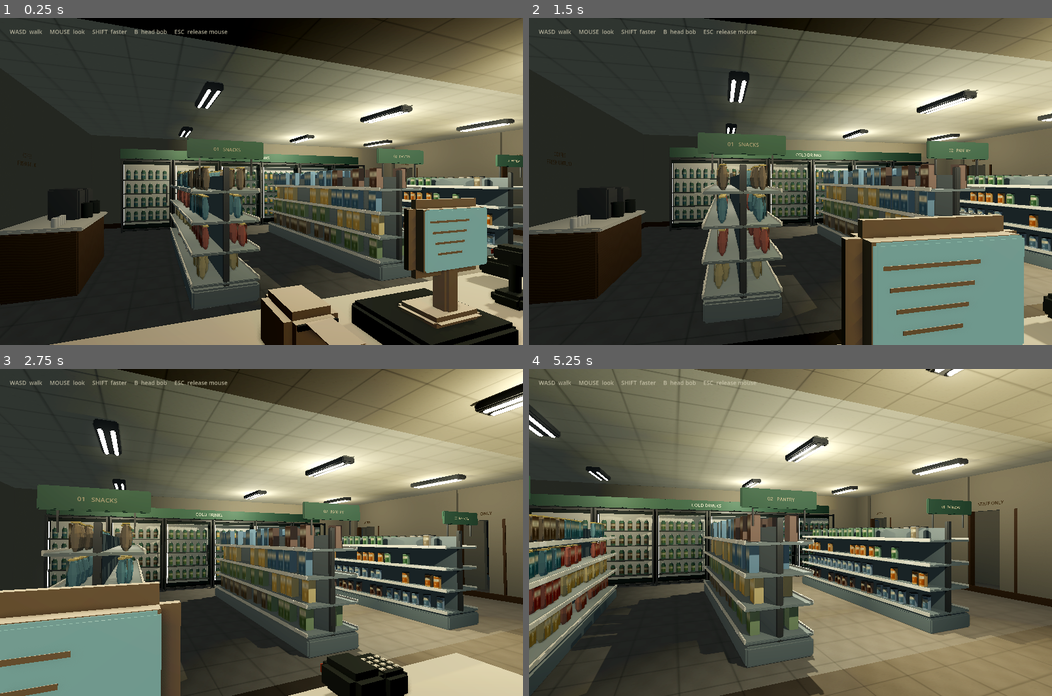
Above: before the commit, frames 1-4 (two rows, left to right).
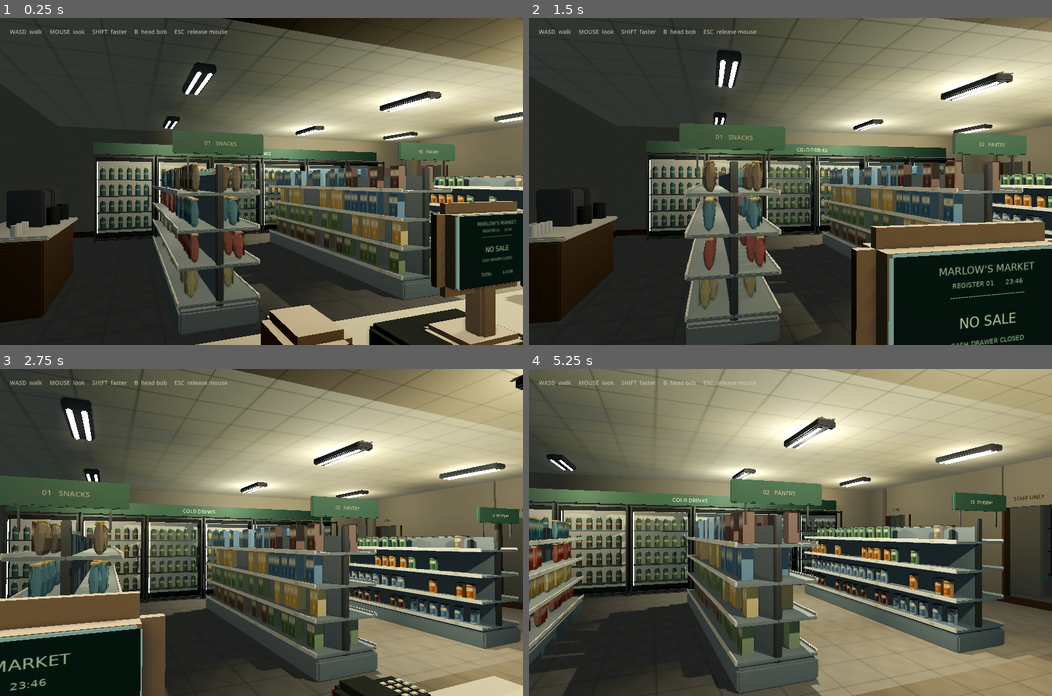
Above: after the commit, the same moments.

Repository: 0xQuerencia/closing-time
Game: Godot game, scene res://scenes/world/market_root.tscn
Two runs of this game, one before a commit and one after it. Both use one fixed random seed, a clock stepped at 60 frames per second and the inputs below.
Inputs (mouse positions are in pixels of both pictures, inside the frame that each line leads up to):
- Up to frame 1 (0.25 s): no input
- Up to frame 2 (1.5 s): tap Enter at 0.5 s; move the mouse to (816, 181) at 0.52 s; hold W from 0.53 s (still down); tap B at 0.6 s; move the mouse to (764, 181) at 1.27 s; tap Shift at 1.35 s
- Up to frame 3 (2.75 s): keep holding W; move the mouse to (271, 525) at 2.02 s; tap B at 2.1 s
- Up to frame 4 (5.25 s): keep holding W; move the mouse to (785, 539) at 2.77 s; tap Shift at 2.85, 4.35 s; move the mouse to (827, 535) at 3.52 s; tap B at 3.6, 5.1 s; move the mouse to (748, 529) at 4.27 s; move the mouse to (795, 532) at 5.02 s

The runs differ from the first frame. In frame 1, 45% of the frame differs, in the area x 0-100%, y 0-100%; in frame 2, 44%; in frame 3, 53%; in frame 4, 47%.

Commit message:
finish store inspection details

Diff:
--- a/assets/models/collisions.json
+++ b/assets/models/collisions.json
@@ -160,12 +160,12 @@
     "p": [
       3.5,
       1.6,
-      3.1
+      3.3
     ],
     "s": [
       0.13,
       3.2,
-      5.8
+      5.4
     ]
   },
   {
@@ -598,6 +598,41 @@
     ]
   },
   {
+    "name": "Curb ramp",
+    "points": [
+      [
+        0.9,
+        -0.12,
+        7.9
+      ],
+      [
+        2.5,
+        -0.12,
+        7.9
+      ],
+      [
+        2.5,
+        -0.12,
+        9.15
+      ],
+      [
+        0.9,
+        -0.12,
+        9.15
+      ],
+      [
+        0.9,
+        0,
+        7.9
+      ],
+      [
+        2.5,
+        0,
+        7.9
+      ]
+    ]
+  },
+  {
     "name": "Side pavement",
     "p": [
       10.1,
--- a/project.godot
+++ b/project.godot
@@ -14,5 +14,7 @@
 renderer/rendering_method.mobile="forward_plus"
 textures/default_filters/use_nearest_mipmap_filter=false
 anti_aliasing/quality/msaa_3d=2
+lights_and_shadows/positional_shadow/atlas_size=4096
+lights_and_shadows/positional_shadow/soft_shadow_filter_quality=2
 [debug]
 settings/stdout/verbose_stdout=true
--- a/scenes/world/inspection_player.gd
+++ b/scenes/world/inspection_player.gd
@@ -2,6 +2,7 @@
 ## Temporary M1 inspection controller; gameplay team replaces this actor.
 var camera: Camera3D
 var enabled := true
+var require_mouse_capture := true
 var head_bob := false
 var elapsed := 0.0
 
@@ -17,7 +18,8 @@
 	camera = Camera3D.new()
 	camera.name = "Eyes"
 	camera.position.y = 1.62
-	camera.fov = 59.5 # 75 degree horizontal FOV at 16:10.
+	camera.keep_aspect = Camera3D.KEEP_WIDTH
+	camera.fov = 75.0 # Fixed horizontal field of view.
 	camera.near = 0.055
 	add_child(camera)
 	camera.current = true
@@ -31,7 +33,7 @@
 			head_bob = not head_bob
 	if event is InputEventMouseButton and event.pressed:
 		Input.mouse_mode = Input.MOUSE_MODE_CAPTURED
-	if enabled and event is InputEventMouseMotion and Input.mouse_mode == Input.MOUSE_MODE_CAPTURED:
+	if enabled and event is InputEventMouseMotion and (Input.mouse_mode == Input.MOUSE_MODE_CAPTURED or not require_mouse_capture):
 		rotate_y(-event.relative.x * 0.002)
 		camera.rotation.x = clampf(camera.rotation.x - event.relative.y * 0.002, -1.35, 1.35)
 
@@ -39,7 +41,7 @@
 	if not enabled:
 		return
 	var move := Vector2.ZERO
-	if Input.mouse_mode == Input.MOUSE_MODE_CAPTURED:
+	if (Input.mouse_mode == Input.MOUSE_MODE_CAPTURED or not require_mouse_capture):
 		move = Vector2(float(Input.is_physical_key_pressed(KEY_D)) - float(Input.is_physical_key_pressed(KEY_A)), float(Input.is_physical_key_pressed(KEY_S)) - float(Input.is_physical_key_pressed(KEY_W)))
 	var direction := global_basis * Vector3(move.x, 0, move.y).normalized()
 	var speed := 2.8 if Input.is_physical_key_pressed(KEY_SHIFT) else 1.9
--- a/scenes/world/market.gd
+++ b/scenes/world/market.gd
@@ -16,6 +16,7 @@
 	build_lighting()
 	build_signage()
 	build_markers()
+	build_room_tone()
 	player = CharacterBody3D.new()
 	player.set_script(Player)
 	add_child(player)
@@ -28,6 +29,10 @@
 	elif "--test-world" in OS.get_cmdline_user_args():
 		player.enabled = false
 		run_world_tests()
+	elif "--benchmark" in OS.get_cmdline_user_args():
+		player.enabled = false
+		Input.mouse_mode = Input.MOUSE_MODE_VISIBLE
+		benchmark_views()
 	else:
 		build_hint()
 
@@ -36,11 +41,19 @@
 	for entry in entries:
 		var body := StaticBody3D.new()
 		body.name = entry.name
-		body.position = Vector3(entry.p[0], entry.p[1], entry.p[2])
+		body.position = Vector3(entry.p[0], entry.p[1], entry.p[2]) if entry.has("p") else Vector3.ZERO
 		var collision := CollisionShape3D.new()
-		var shape := BoxShape3D.new()
-		shape.size = Vector3(entry.s[0], entry.s[1], entry.s[2])
-		collision.shape = shape
+		if entry.has("points"):
+			var shape := ConvexPolygonShape3D.new()
+			var points := PackedVector3Array()
+			for p in entry.points:
+				points.append(Vector3(p[0],p[1],p[2]))
+			shape.points = points
+			collision.shape = shape
+		else:
+			var shape := BoxShape3D.new()
+			shape.size = Vector3(entry.s[0], entry.s[1], entry.s[2])
+			collision.shape = shape
 		body.add_child(collision)
 		add_child(body)
 
@@ -113,6 +126,20 @@
 			lamp(Vector3(x,2.85,z),Color(1,.95,.83),0.85,5.3,x == -2.0)
 	for z in [-4,1.5]:
 		lamp(Vector3(6.9,2.84,z),Color(1,.91,.77),0.72,4.0,true)
+	var utility_fixture := MeshInstance3D.new()
+	var diffuser := CylinderMesh.new()
+	diffuser.top_radius = .14
+	diffuser.bottom_radius = .14
+	diffuser.height = .045
+	utility_fixture.mesh = diffuser
+	utility_fixture.position = Vector3(4.25,3.12,-2.7)
+	var finish := StandardMaterial3D.new()
+	finish.albedo_color = Color(.76,.74,.64)
+	finish.emission_enabled = true
+	finish.emission = Color(.4,.36,.26)
+	utility_fixture.material_override = finish
+	add_child(utility_fixture)
+	lamp(Vector3(4.25,2.95,-2.7),Color(1,.9,.74),.55,4.2,true)
 	lamp(Vector3(4.2,2.6,3.3),Color(.68,.76,.69),.45,3.6)
 	for x in [-6,-2,1.4]:
 		lamp(Vector3(x,2.65,7.0),Color(1,.87,.68),1.3,5.4,true)
@@ -157,7 +184,6 @@
 	text_label("KEEP REAR DOOR CLOSED",Vector3(4.25,1.72,-5.951),23,.003,Color(.8,.78,.64))
 	text_label("SHIFT NOTES\n\nCOUNT MILK BEFORE CLOSE\n\nREAR LATCH STICKS\n\n– D.",Vector3(8.835,1.7,-3.9),22,.0007,Color(.22,.19,.14),-PI/2)
 	text_label("$1.99",Vector3(-6,.87,3.757),28,.002,Color(.22,.17,.11),PI)
-	text_label("COFFEE\nFRESH UNTIL 10",Vector3(-8.86,1.98,-.6),32,.003,Color(.25,.2,.13),PI/2)
 
 func build_markers() -> void:
 	var markers := Node3D.new()
@@ -187,16 +213,19 @@
 func capture_views() -> void:
 	var viewport := SubViewport.new()
 	viewport.size = Vector2i(1600,900)
+	viewport.positional_shadow_atlas_size = 4096
+	viewport.positional_shadow_atlas_16_bits = false
 	viewport.world_3d = get_viewport().world_3d
 	viewport.render_target_update_mode = SubViewport.UPDATE_ALWAYS
 	add_child(viewport)
 	var shot_camera := Camera3D.new()
-	shot_camera.fov = 59.5
+	shot_camera.keep_aspect = Camera3D.KEEP_WIDTH
+	shot_camera.fov = 75.0
 	shot_camera.near = 0.055
 	viewport.add_child(shot_camera)
 	shot_camera.current = true
 	var views := [
-		["01_outside_to_store",Vector3(-3.4,1.62,16.4),Vector3(-1,1.7,5.8)],
+		["01_outside_to_store",Vector3(-3.4,1.62,19.5),Vector3(-1,1.7,5.8)],
 		["02_checkout_to_aisles",Vector3(-7.2,1.62,5.2),Vector3(-2.4,1.3,-2.2)],
 		["03_aisle_to_exit",Vector3(-1.5,1.62,-1.6),Vector3(.6,1.4,6.4)],
 		["04_office_rear_corridor",Vector3(5.7,1.62,-3.15),Vector3(7.5,1.1,-5.2)],
@@ -210,7 +239,7 @@
 		var error := viewport.get_texture().get_image().save_png("res://local/screenshots/%s.png" % view[0])
 		print("CAPTURE ",view[0]," status=",error)
 	print("CAPTURE COMPLETE renderer=",RenderingServer.get_current_rendering_method()," resolution=",viewport.size)
-	get_tree().quit()
+	await finish_run(0)
 
 func run_world_tests() -> void:
 	await get_tree().physics_frame
@@ -243,5 +272,98 @@
 			failures += 1
 		else:
 			print("CAPSULE TEST PASS: ",route[0])
+	player.position = Vector3(-1.5,.03,4)
+	player.rotation = Vector3.ZERO
+	player.camera.rotation = Vector3.ZERO
+	player.enabled = true
+	player.require_mouse_capture = false # Headless display drivers cannot capture a mouse.
+	Input.mouse_mode = Input.MOUSE_MODE_CAPTURED
+	var press := InputEventKey.new()
+	press.physical_keycode = KEY_W
+	press.pressed = true
+	Input.parse_input_event(press)
+	var before := player.position
+	for frame in range(45):
+		await get_tree().physics_frame
+	var release := InputEventKey.new()
+	release.physical_keycode = KEY_W
+	release.pressed = false
+	Input.parse_input_event(release)
+	var displacement := before.distance_to(player.position)
+	if displacement > 1.0 and displacement < 1.7:
+		print("INPUT TEST PASS: W moved capsule ",displacement," meters")
+	else:
+		push_error("INPUT TEST FAIL: W displacement="+str(displacement))
+		failures += 1
+	var motion := InputEventMouseMotion.new()
+	motion.relative = Vector2(100,35)
+	player._unhandled_input(motion)
+	if absf(player.rotation.y + .2) < .01 and absf(player.camera.rotation.x + .07) < .01:
+		print("INPUT TEST PASS: mouse yaw and pitch")
+	else:
+		push_error("INPUT TEST FAIL: mouse rotation")
+		failures += 1
+	player.position = Vector3(1.7,-.10,10)
+	player.rotation = Vector3.ZERO
+	press.pressed = true
+	Input.parse_input_event(press)
+	for frame in range(120):
+		await get_tree().physics_frame
+	Input.parse_input_event(release)
+	if player.position.z < 7.2 and player.position.y > -.03:
+		print("INPUT TEST PASS: parking to sidewalk ramp ",player.position)
+	else:
+		push_error("INPUT TEST FAIL: curb ramp "+str(player.position))
+		failures += 1
+	player.enabled = false
 	print("WORLD TESTS COMPLETE failures=",failures)
-	get_tree().quit(1 if failures else 0)
+	await finish_run(1 if failures else 0)
+
+func build_room_tone() -> void:
+	var stream := load("res://assets/audio/refrigeration.wav") as AudioStreamWAV
+	stream.loop_mode = AudioStreamWAV.LOOP_FORWARD
+	stream.loop_begin = 0
+	stream.loop_end = stream.data.size() / 2
+	for x in [-6.4,-1.7]:
+		var source := AudioStreamPlayer3D.new()
+		source.stream = stream
+		source.position = Vector3(x,1.2,-5.0)
+		source.unit_size = 2
+		source.max_distance = 15
+		source.volume_db = -12
+		add_child(source)
+		source.play()
+
+func finish_run(code: int) -> void:
+	for child in get_children():
+		if child is AudioStreamPlayer3D:
+			child.stop()
+			child.stream = null
+	await get_tree().create_timer(.15).timeout
+	get_tree().quit(code)
+
+func _exit_tree() -> void:
+	for child in get_children():
+		if child is AudioStreamPlayer3D:
+			child.stop()
+			child.stream = null
+
+func benchmark_views() -> void:
+	var frame_times: Array[float] = []
+	for view in [[Vector3(-7.2,1.62,5.2),Vector3(-2,1.4,-2)], [Vector3(-1.5,1.62,-1.6),Vector3(0,1.4,7)], [Vector3(-3.4,1.62,19.5),Vector3(-1,1.7,5.8)]]:
+		player.position = view[0]-Vector3(0,1.62,0)
+		player.camera.look_at(view[1])
+		await get_tree().create_timer(2).timeout
+		for frame in range(120):
+			await get_tree().process_frame
+			frame_times.append(get_process_delta_time())
+	var total := 0.0
+	for delta in frame_times:
+		total += delta
+	frame_times.sort()
+	var result := {"version":Engine.get_version_info().string,"renderer":RenderingServer.get_current_rendering_method(),"resolution":str(get_viewport().get_visible_rect().size),"gpu":RenderingServer.get_video_adapter_name(),"frames":frame_times.size(),"average_fps":frame_times.size()/total,"minimum_fps":1.0/frame_times[-1],"p95_frame_ms":frame_times[int(frame_times.size()*.95)]*1000,"note":"Three static views; normal window viewport; vsync enabled. Not a full walking playthrough."}
+	var file := FileAccess.open("res://local/benchmark.json",FileAccess.WRITE)
+	file.store_string(JSON.stringify(result,"  "))
+	file.close()
+	print("BENCHMARK ",JSON.stringify(result))
+	await finish_run(0)
Not shown, added: assets/audio/refrigeration.wav.import
Binary file changed: assets/models/backrooms.glb
Binary file added: assets/models/backrooms_cctv_standby.png
Not shown, added: assets/models/backrooms_cctv_standby.png.import
Binary file added: assets/models/backrooms_shipping.png
Not shown, added: assets/models/backrooms_shipping.png.import
Binary file changed: assets/models/exterior.glb
Binary file changed: assets/models/retail.glb
Binary file added: assets/models/retail_coffee_poster.png
Not shown, added: assets/models/retail_coffee_poster.png.import
Binary file added: assets/models/retail_price.png
Not shown, added: assets/models/retail_price.png.import
(and 5 more such lines)
